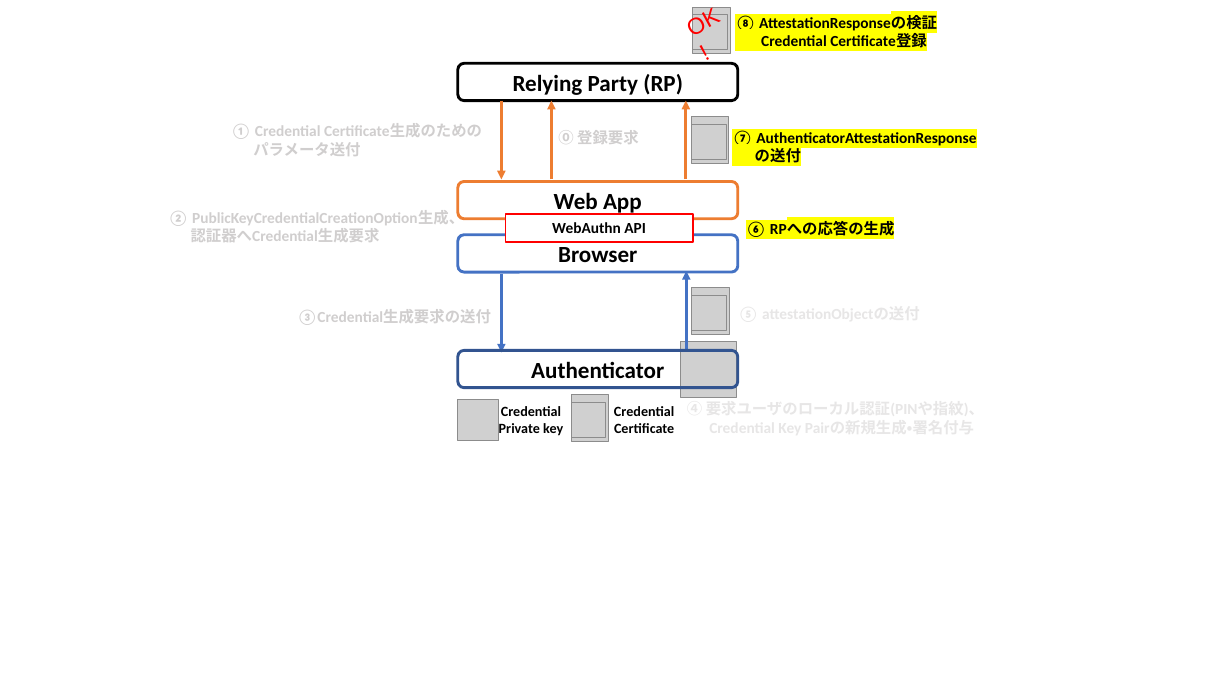
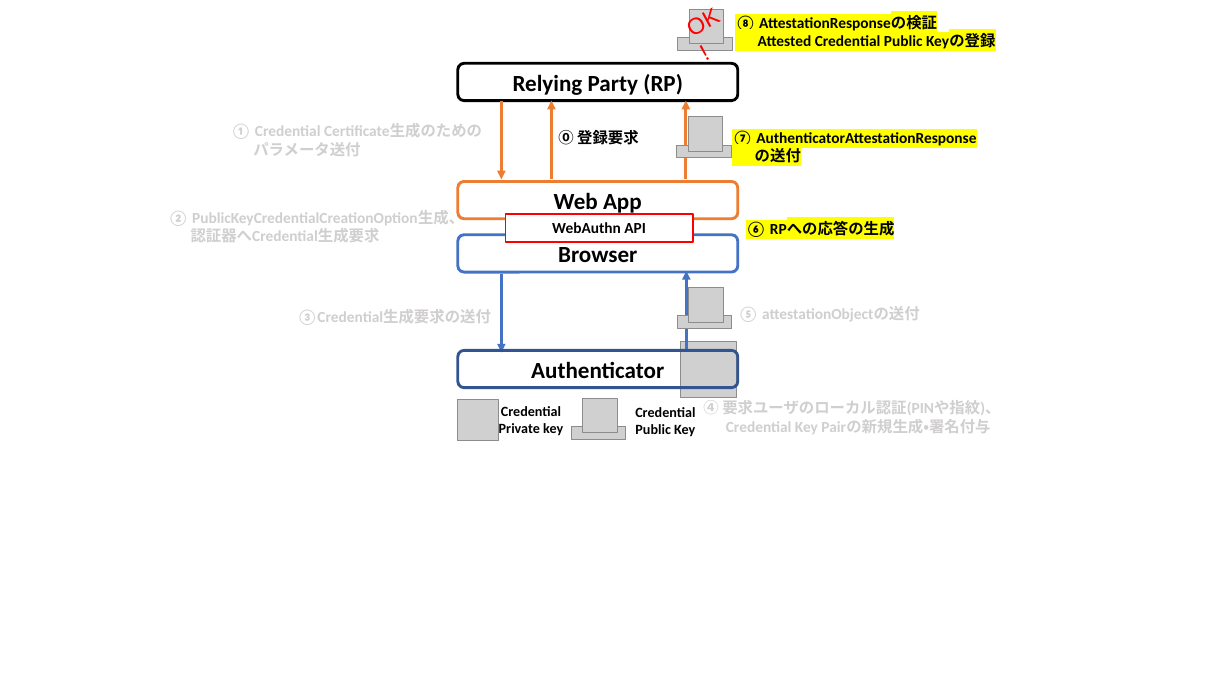
Before and after one commit to junkurihara/class-fido2_webauthn, a slide deck: slide 15 of slides/Figs/figures.pptx. Drawn at 1232x693 pixels with LibreOffice and Linux fonts; fonts in the diff are those of the drawing; grey boxes stand for pictures. Boxes give left, top, right and bottom in pixels: in the first picture for what was removed or moved away, otherwise in the second. Text is boxed around its words. In the diff, an @@ line names an element or a change of style, - is before the commit and + after.

```diff
--- a/slides/Figs/figures.pptx
+++ b/slides/Figs/figures.pptx
@@ picture: place and size @@
-picture at bbox=[693, 15, 727, 49]
+picture at bbox=[689, 9, 724, 43]
@@ picture removed at bbox=[693, 7, 730, 54] @@
@@ picture added at bbox=[678, 38, 733, 51] @@
@@ text at bbox=[758, 33, 995, 49]: text changed @@
-Credential Certificate登録
+Attested Credential Public Keyの登録
@@ picture: place and size @@
-picture at bbox=[691, 125, 726, 159]
+picture at bbox=[689, 117, 723, 152]
@@ picture removed at bbox=[691, 117, 728, 164] @@
@@ text "⓪ 登録要求" at bbox=[558, 127, 639, 147]: text colour #D0CECE to #000000 @@
@@ picture added at bbox=[677, 145, 731, 158] @@
@@ picture: place and size @@
-picture at bbox=[692, 296, 726, 330]
+picture at bbox=[689, 287, 724, 322]
@@ picture removed at bbox=[692, 288, 729, 335] @@
@@ picture added at bbox=[677, 316, 732, 329] @@
@@ text added at bbox=[738, 306, 920, 322], 12 pt, text #D0CECE, bold @@
+⑤ attestationObjectの送付
@@ picture removed at bbox=[571, 395, 608, 441] @@
@@ picture: place and size @@
-picture at bbox=[571, 403, 605, 437]
+picture at bbox=[583, 398, 617, 433]
@@ text at bbox=[635, 407, 695, 437]: text changed @@
-Credential
-Certificate
+Credential
+Public Key
@@ text "④ 要求ユーザのローカル認証(PINや指紋)、 Credential Key Pairの新規生成・署名付与": place and size @@
-text "④ 要求ユーザのローカル認証(PINや指紋)、 Credential Key Pairの新規生成・署名付与" at bbox=[687, 397, 984, 419]
+text "④ 要求ユーザのローカル認証(PINや指紋)、 Credential Key Pairの新規生成・署名付与" at bbox=[703, 400, 1000, 434]
@@ text "④ 要求ユーザのローカル認証(PINや指紋)、 Credential Key Pairの新規生成・署名付与" at bbox=[703, 400, 1000, 434]: text colour #E7E6E6 to #D0CECE @@
@@ picture added at bbox=[571, 426, 626, 439] @@
```
Also in this commit, not shown: 6 other slides changed, 7 other files.
